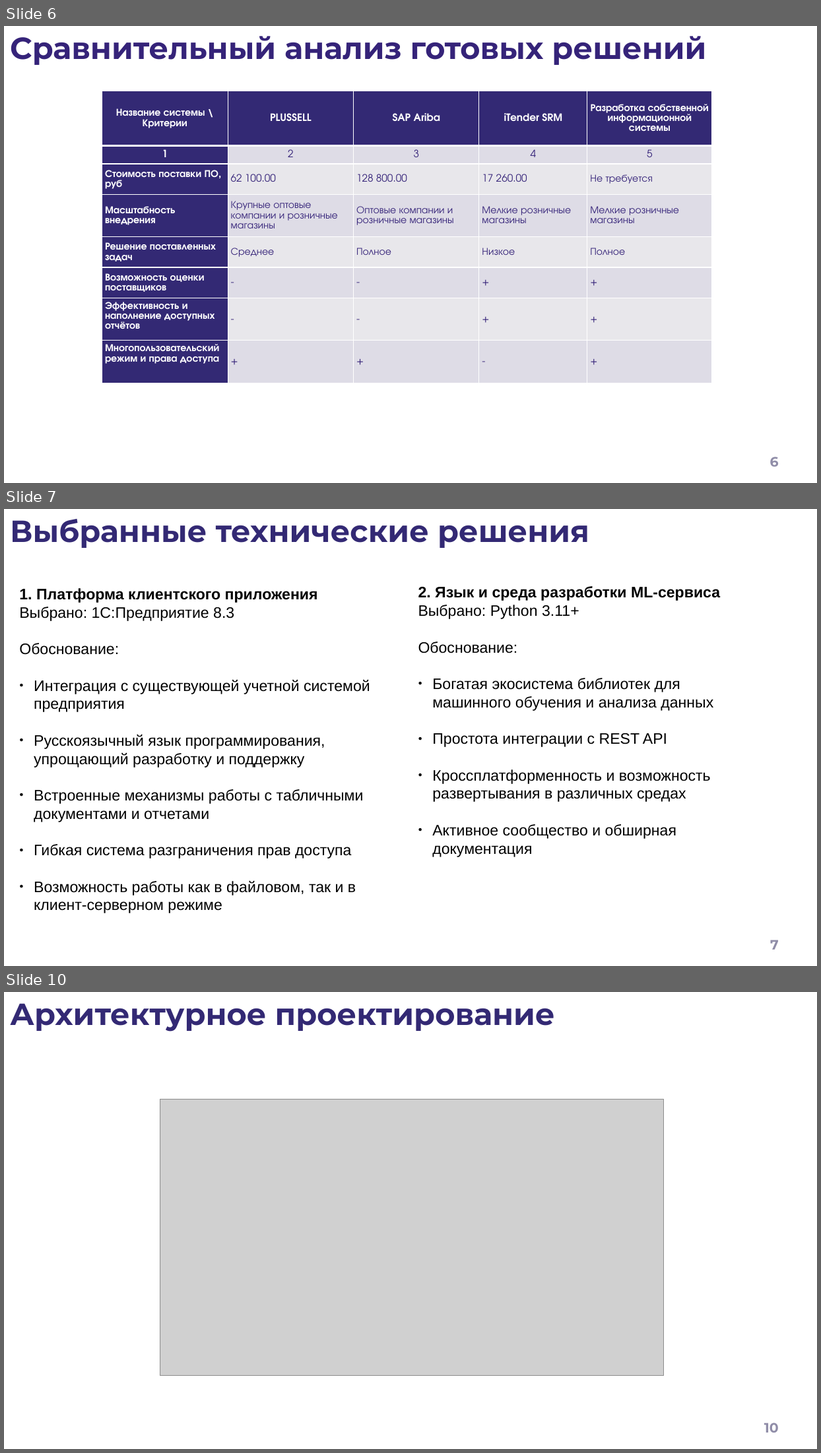
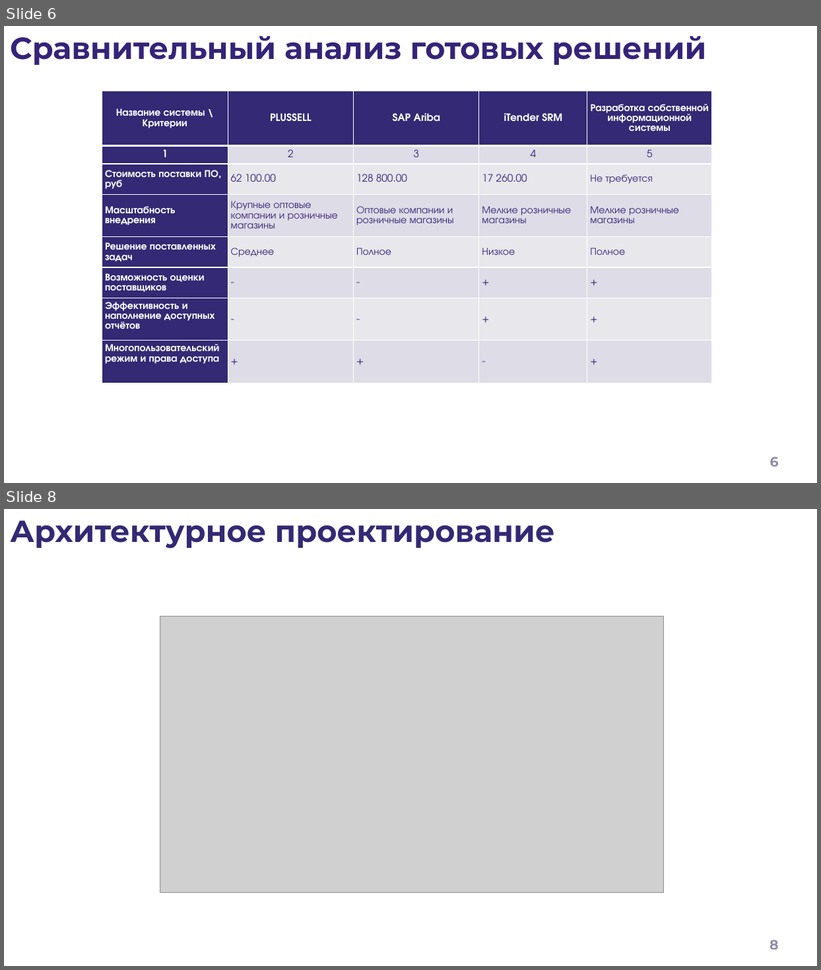
Before and after one commit to lilvolcanointhenighttime/diplom, a slide deck: Презентация.pptx. Shown one above the other, each under a label of ours: slides 6, 7 and 10 before the commit, slides 6 and 8 after it; the slides between them are not shown. The pictures are 821x1453 and 821x970 pixels, drawn with LibreOffice and Linux fonts; fonts in the diff are those of the drawing; grey boxes stand for pictures; background and template pictures are left out. Boxes give left, top, right and bottom in pixels: in the first picture for what was removed or moved away, otherwise in the second. Text is boxed around its words. In the diff, an @@ line names an element or a change of style, - is before the commit and + after.

```diff
--- a/Презентация.pptx
+++ b/Презентация.pptx
@@ slide 7 removed at bbox=[4, 509, 817, 966], background #FFFFFF @@
@@ title removed at bbox=[10, 519, 589, 548] @@
-Выбранные технические решения
@@ text removed at bbox=[418, 586, 720, 857] @@
-2. Язык и среда разработки ML-сервиса
-Выбрано: Python 3.11+
-Обоснование:
-● Богатая экосистема библиотек для машинного обучения и анализа данных
-● Простота интеграции с REST API
-● Кроссплатформенность и возможность развертывания в различных средах
-● Активное сообщество и обширная документация
@@ text removed at bbox=[19, 588, 370, 896] @@
-1. Платформа клиентского приложения
-Выбрано: 1С:Предприятие 8.3
-Обоснование:
-● Интеграция с существующей учетной системой предприятия
-● Русскоязычный язык программирования, упрощающий разработку и поддержку
-● Встроенные механизмы работы с табличными документами и отчетами
-● Гибкая система разграничения прав доступа
-● Возможность работы как в файловом, так и в клиент-серверном режиме
@@ page number removed at bbox=[770, 940, 779, 950] @@
-7
@@ what was slide 10 is now slide 8 @@
@@ page number at bbox=[770, 940, 779, 950]: text changed @@
-10
+8
```
Also in this commit, not shown: 4 slides changed, 4 slides added, 3 other slides removed, 2 other files.
